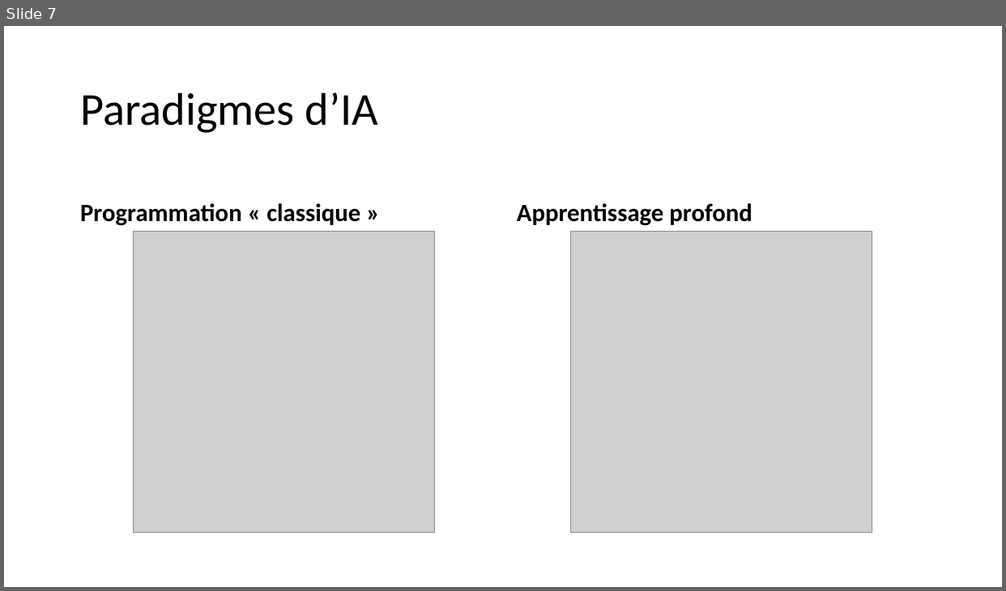
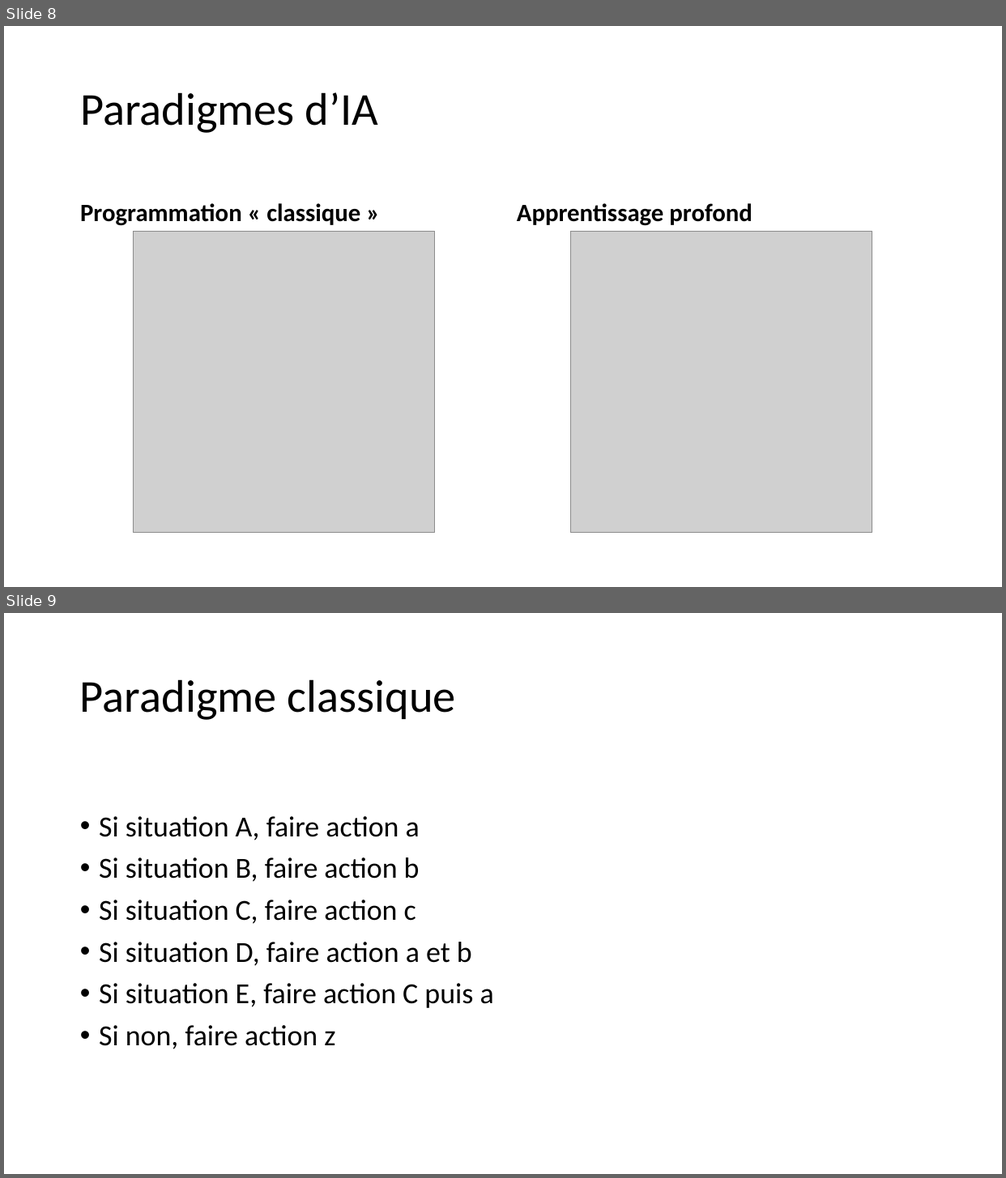
Before and after one commit to pauldubois98/AI-MythsReality, a slide deck: slides.pptx. Shown one above the other, each under a label of ours: slide 7 before the commit, slides 8 and 9 after it. The pictures are 1006x591 and 1006x1178 pixels, drawn with LibreOffice and Linux fonts; fonts in the diff are those of the drawing; grey boxes stand for pictures. Boxes give left, top, right and bottom in pixels: in the first picture for what was removed or moved away, otherwise in the second. Text is boxed around its words. In the diff, an @@ line names an element or a change of style, - is before the commit and + after.

Commit message:
added classic paradigm slide

```diff
--- a/slides.pptx
+++ b/slides.pptx
@@ slide 9 added at [4, 613, 1002, 1174], background #FFFFFF @@
@@ title added at [80, 679, 456, 720], 44 pt, text #000000 @@
+Paradigme classique
@@ text added at [99, 816, 494, 1050], 28 pt, text #000000 @@
+• Si situation A, faire action a
+• Si situation B, faire action b
+• Si situation C, faire action c
+• Si situation D, faire action a et b
+• Si situation E, faire action C puis a
+• Si non, faire action z
@@ what was slide 7 is now slide 8 @@
```
Also in this commit, not shown: 1 slide changed.
